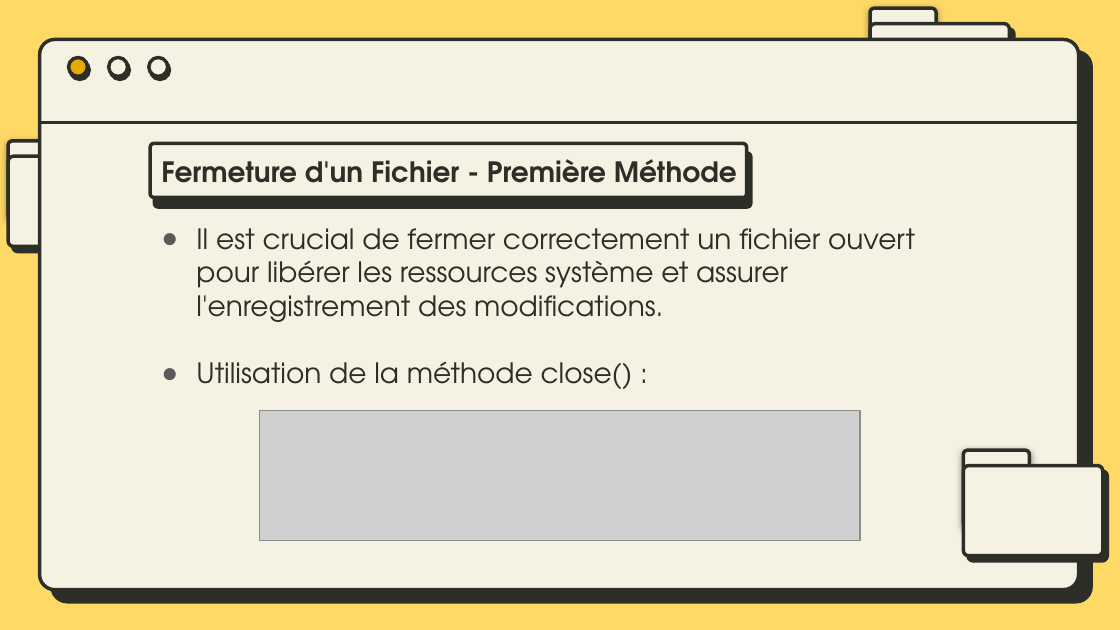
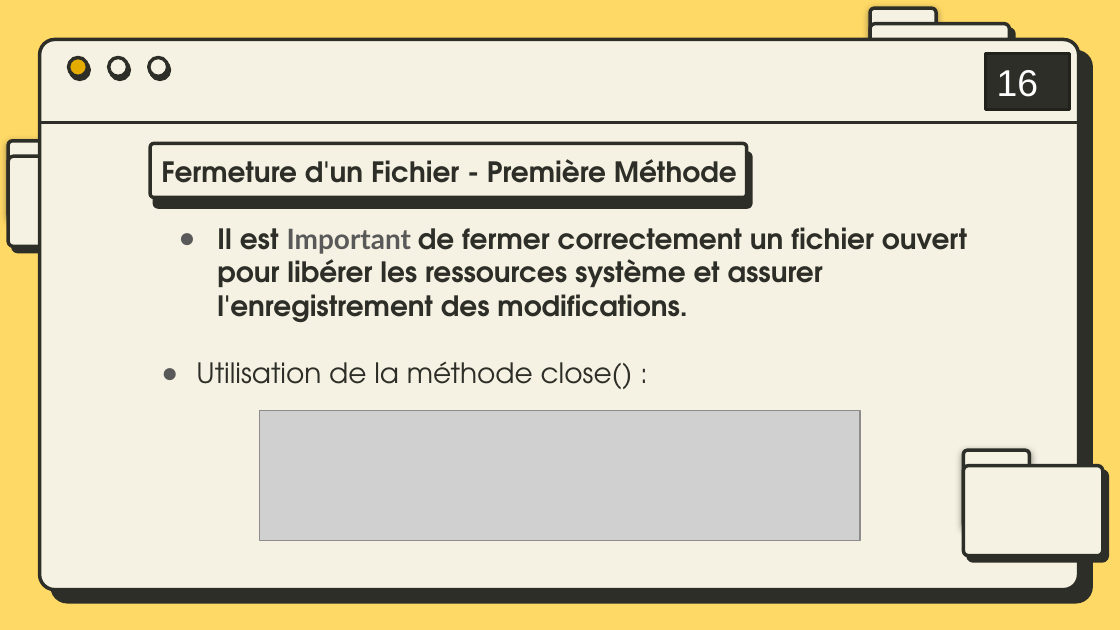
Before and after one commit to bydevmar/Master_MASD_FPO, a slide deck: slide 17 of SEMESTER 1/Modélisation avec Python/G- Fichiers/Manipulation des Fichiers.pptx. Drawn at 1120x630 pixels with LibreOffice and Linux fonts; fonts in the diff are those of the drawing; grey boxes stand for pictures. Boxes give left, top, right and bottom in pixels: in the first picture for what was removed or moved away, otherwise in the second. Text is boxed around its words. In the diff, an @@ line names an element or a change of style, - is before the commit and + after.

```diff
--- a/SEMESTER 1/Modélisation avec Python/G- Fichiers/Manipulation des Fichiers.pptx
+++ b/SEMESTER 1/Modélisation avec Python/G- Fichiers/Manipulation des Fichiers.pptx
@@ rectangle added at [986,54,1070,110], fill #2D2E27, outline #21221D 2 pt, 24 pt, text #FFFFFF @@
+16
@@ text at [217,227,967,322]: text changed; bold on @@
-● Il est crucial de fermer correctement un fichier ouvert pour libérer les ressources système et assurer l'enregistrement des modifications.
+● Il est Important de fermer correctement un fichier ouvert pour libérer les ressources système et assurer l'enregistrement des modifications.
```
Also in this commit, not shown: 34 other slides changed, 5 other files.
